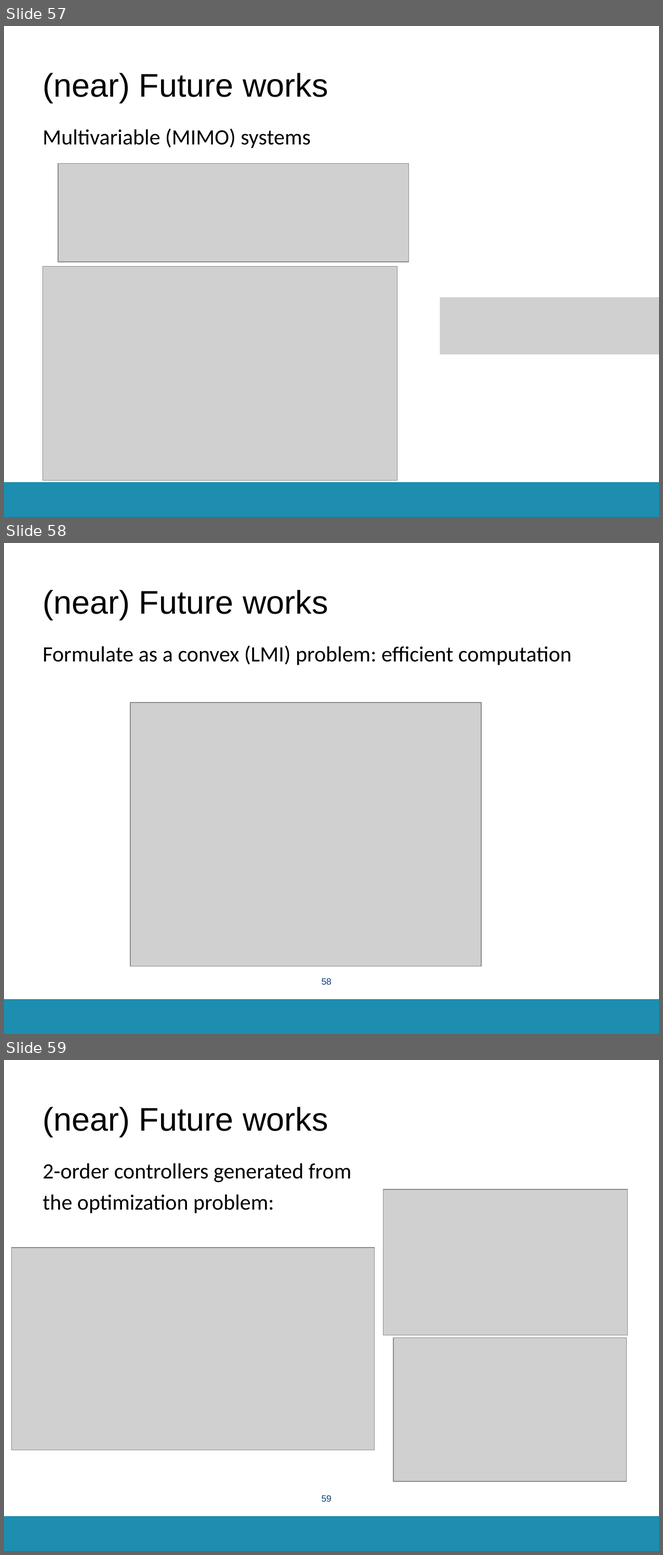
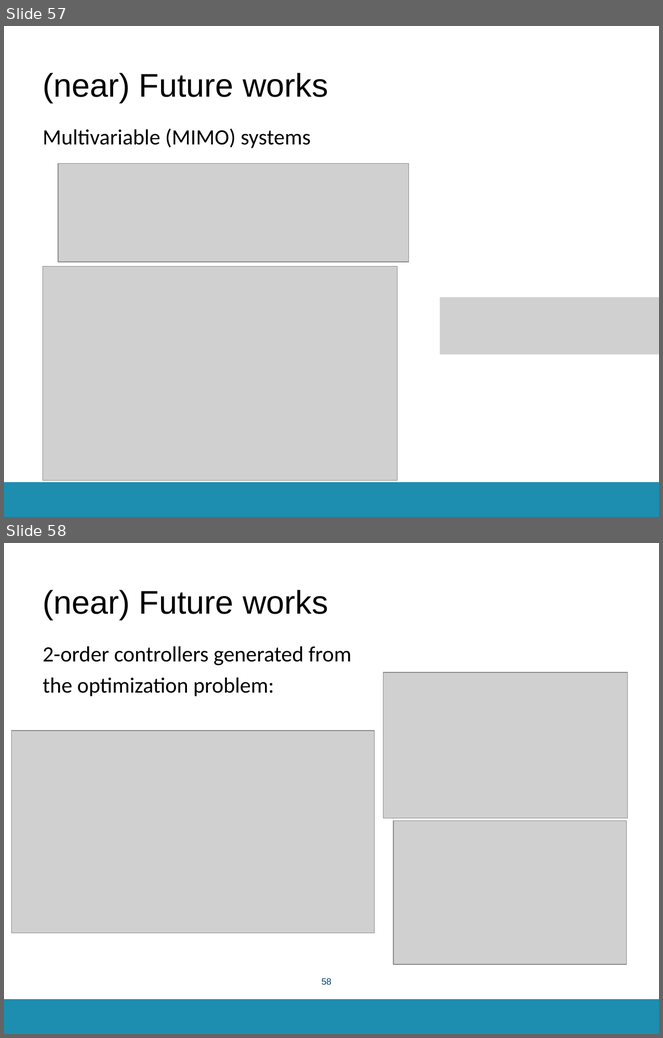
Before and after one commit to sontongsisw/tongduyson.github.io, a slide deck: PhD_general_summary.pptx. Shown one above the other, each under a label of ours: slides 57, 58 and 59 before the commit, slides 57 and 58 after it. The pictures are 663x1555 and 663x1038 pixels, drawn with LibreOffice and Linux fonts; fonts in the diff are those of the drawing; grey boxes stand for pictures; background and template pictures are left out. Boxes give left, top, right and bottom in pixels: in the first picture for what was removed or moved away, otherwise in the second. Text is boxed around its words. In the diff, an @@ line names an element or a change of style, - is before the commit and + after.

```diff
--- a/PhD_general_summary.pptx
+++ b/PhD_general_summary.pptx
@@ slide 58 removed at [4, 543, 659, 1034], background #FFFFFF; not listed: 1 template element that a slide beside it also shows @@
@@ title removed at [42, 590, 328, 619] @@
-(near) Future works
@@ text removed at [42, 645, 572, 665] @@
-Formulate as a convex (LMI) problem: efficient computation
@@ picture removed at [130, 703, 482, 967] @@
@@ page number removed at [322, 978, 332, 985] @@
-58
@@ what was slide 59 is now slide 58 @@
@@ page number at [322, 978, 332, 985]: text changed @@
-59
+58
```
Also in this commit, not shown: 1 other slide removed, 1 other file.
